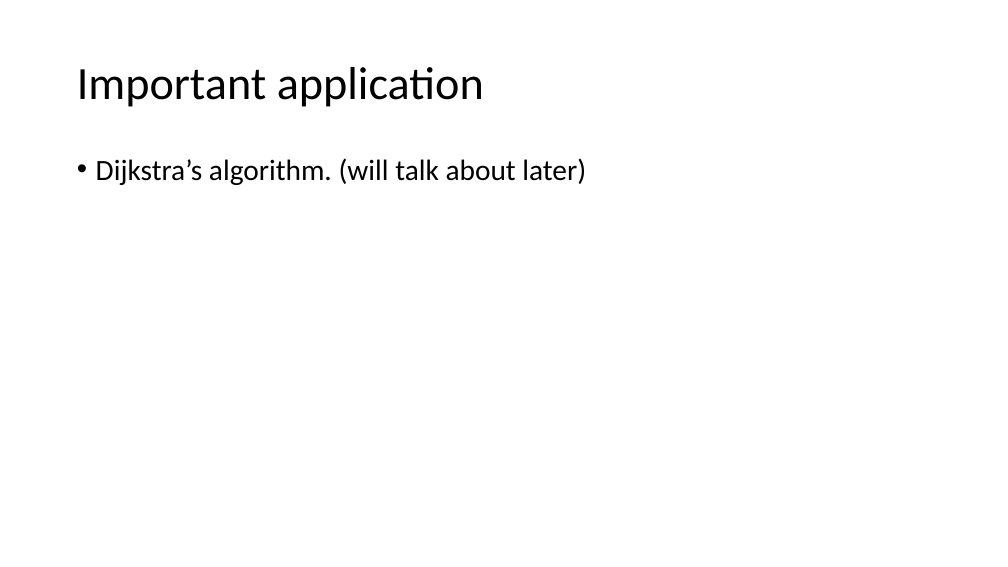
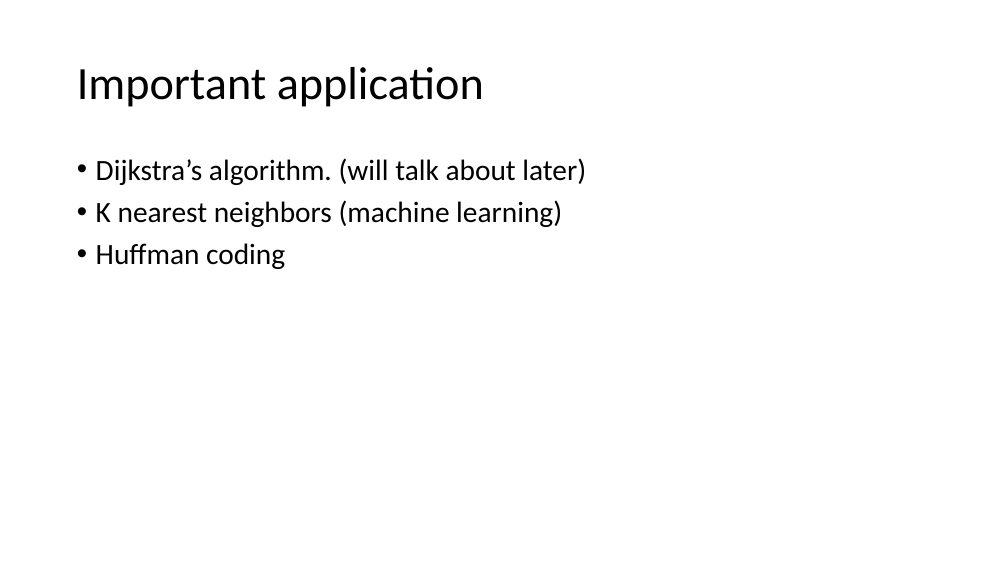
Before and after one commit to kwea123/cpp_data_algo, a slide deck: slide 42 of 4.pptx. Drawn at 1008x567 pixels with LibreOffice and Linux fonts; fonts in the diff are those of the drawing. Boxes give left, top, right and bottom in pixels: in the first picture for what was removed or moved away, otherwise in the second. Text is boxed around its words. In the diff, an @@ line names an element or a change of style, - is before the commit and + after.

```diff
--- a/4.pptx
+++ b/4.pptx
@@ text at <box>96,200,562,269</box>: paragraphs added @@
+• K nearest neighbors (machine learning)
+• Huffman coding
```
Also in this commit, not shown: 12 slides added, 4 other files.
